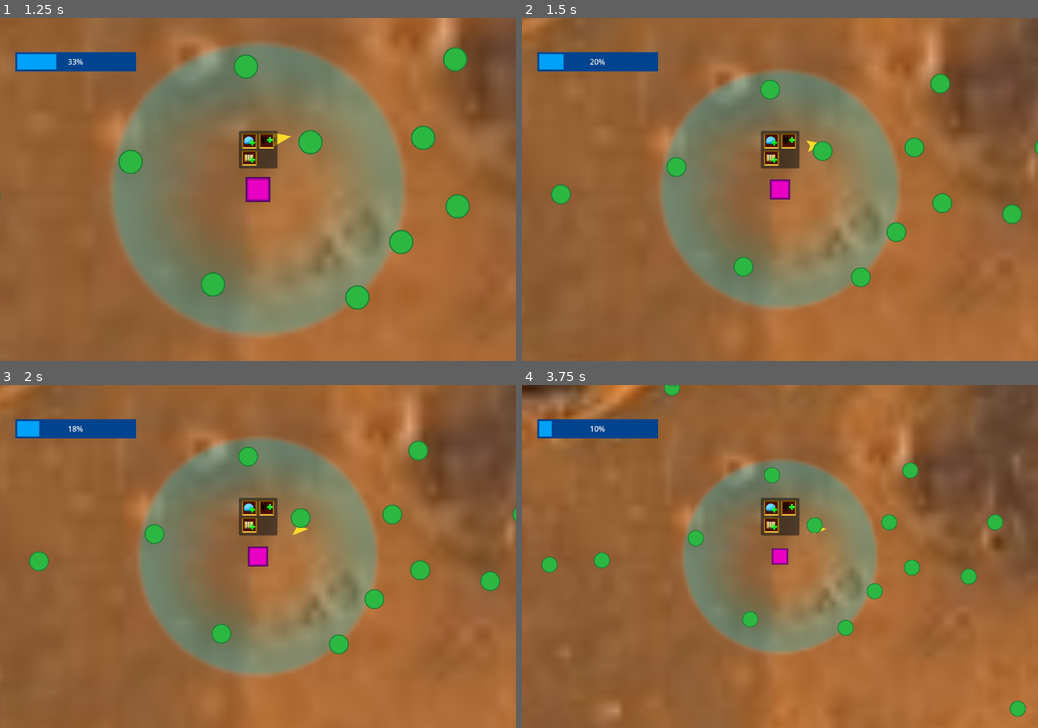
Above: before the commit, frames 1-4 (two rows, left to right).
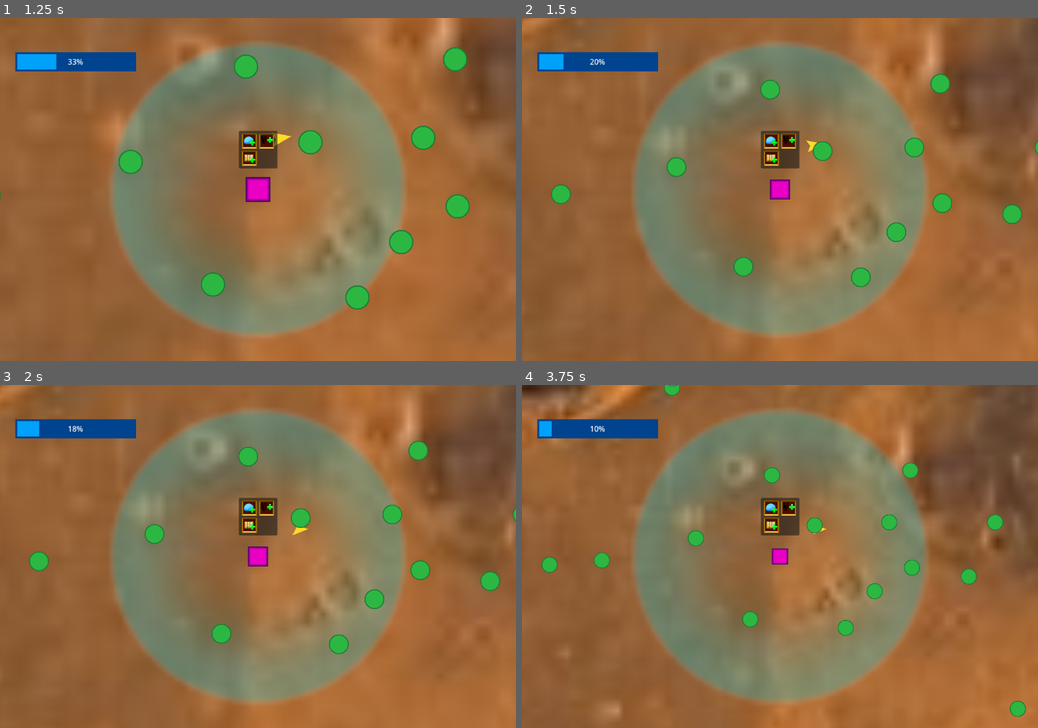
Above: after the commit, the same moments.

Repository: Fach01/Bopulation-Bubble-Beyond
Game: Godot game, scene res://Scenes/Main Menu.tscn
Same seed, same stepped clock (60 frames per second), same inputs: the game is played once before the commit and once after it.
Inputs (mouse positions are in pixels of both pictures, inside the frame that each line leads up to):
- Up to frame 1 (1.25 s): click "Start" at 0.5 s
- Up to frame 2 (1.5 s): click (769, 141) at 1.25 s
- Up to frame 3 (2 s): no input
- Up to frame 4 (3.75 s): click (790, 508) at 2 s; click (769, 525) at 2.75 s; click (769, 508) at 3.5 s

Frame 1 is identical in both runs. In frame 2, 13% of the frame differs, in the area x 21-79%, y 7-93%; in frame 3, 13%; in frame 4, 22%.

Commit message:
bubble scales on level again

Diff:
--- a/Scripts/home_base.gd
+++ b/Scripts/home_base.gd
@@ -42,6 +42,7 @@
 		return false
 	State.bubble_level += amount
 	State.resource -= _final_cost
+	recalc_bubble_scale()
 	recalc_camera_zoom()
 	return true
 
